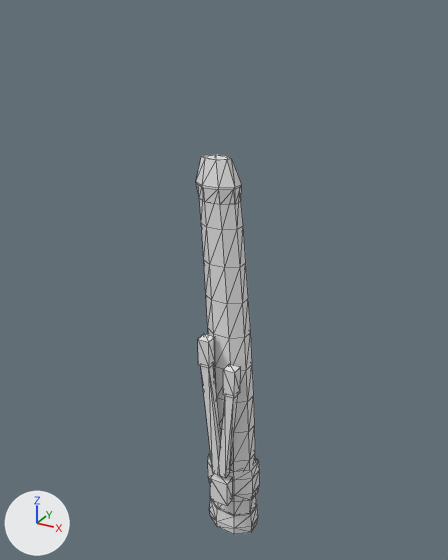
The OBJ model src/main/resources/assets/clashweave/models/sheath_empty.obj: old version first, new version second.
The view is the same before and after, from a 50 mm camera at (0.489, -0.935, 1.044) aimed at (-0.031, 0.011, 0.571). Every picture has the same lights, and +X, +Y and +Z are marked at lower left. The first picture is the older version. Mesh edges are drawn as thin lines. Where no turn or scale is listed for an object, it has been applied to the vertices.

Objects in the first picture: 'saya'.
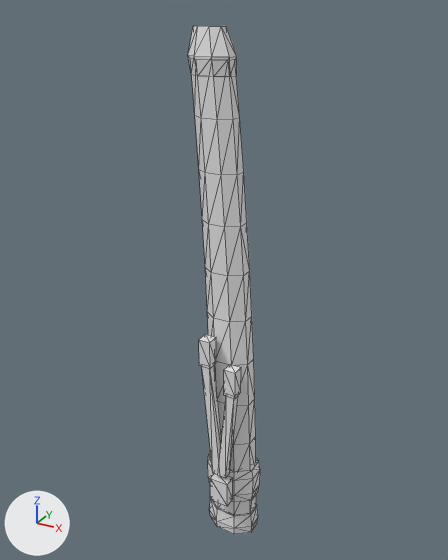
Location of each change, [x1, y1, x2, y2] in pixels of the pictures (448 x 560 px; the box of a moved part takes in the faces that stretch with it):
```json
{"object": "saya", "change": "reshaped", "before": [196, 155, 260, 534], "after": [188, 26, 260, 534], "on screen": "12% wider, 34% taller"}
{"part": 1, "of": "me_saya", "change": "moved or reshaped", "before": [196, 155, 242, 205], "after": [188, 26, 237, 77]}
{"part": 2, "of": "me_saya", "change": "moved or reshaped", "before": [199, 199, 260, 515], "after": [192, 75, 260, 515]}
```

The change, as JSON lines over the scene's bpy script:
```json
{"block": "me_saya", "where": "# used by ob_saya; location = (0.0, 0.0, 0.0)"}
{"op": "remove", "block": "me_saya", "code": "me_saya.from_pydata(...)  # 208 vertices, 380 faces; spans x -0.075..0.053, y -0.066..0.04, z 0.0..0.806"}
{"op": "add", "block": "me_saya", "code": "me_saya.from_pydata(...)  # 208 vertices, 380 faces; spans x -0.086..0.054, y -0.066..0.04, z 0.0..1.017"}
{"block": "me_saya", "change": "me_saya part 1: the loose piece of 24 vertices spanning x -0.075..0.004, y -0.029..0.029, z 0.731..0.806 is moved by (-0.011, 0.0, 0.211)"}
{"block": "me_saya", "change": "me_saya part 2: 92 of 208 vertices moved; they spanned x -0.071..0.053, y -0.059..0.034, z 0.121..0.756 and now span x -0.082..0.053, y -0.059..0.034, z 0.142..0.967; mean shift (-0.004, 0.0, 0.101); largest move (0.001, -0.011, 0.756) -> (-0.011, -0.011, 0.967)"}
{"block": "me_saya", "change": "other edits to the shape of me_saya do not show in these pictures"}
```
